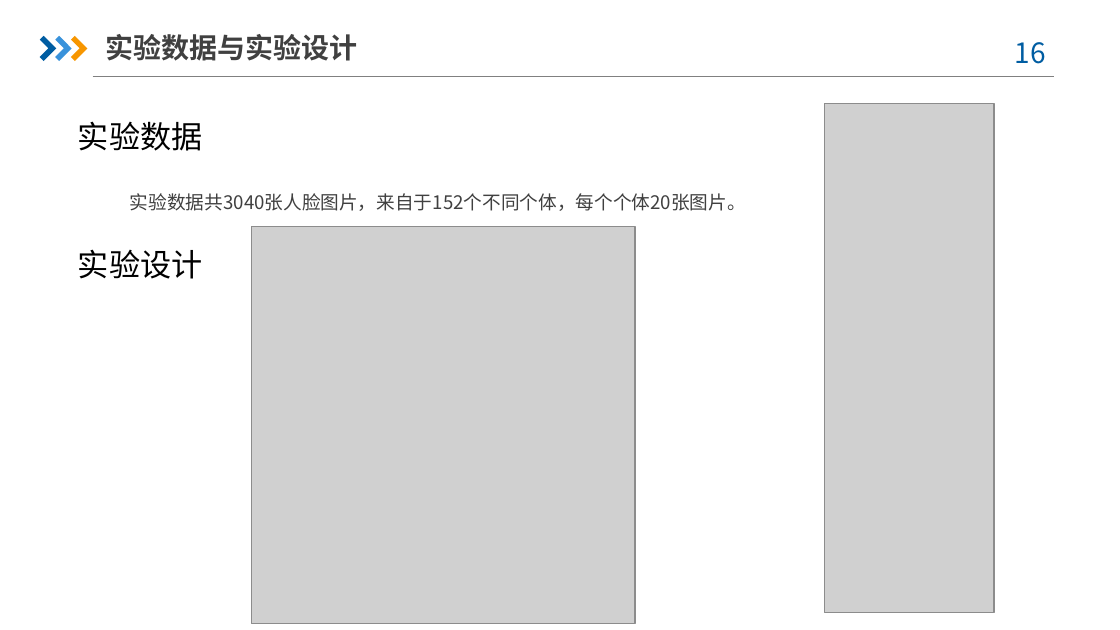
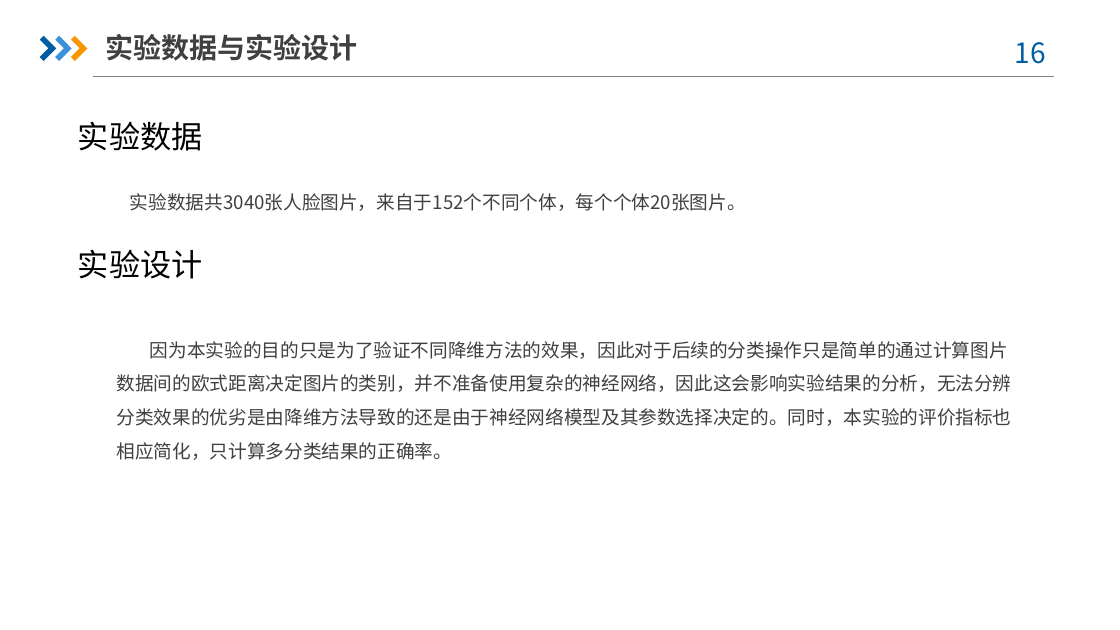
Before and after one commit to JT-Wong/course_homework, a slide deck: slide 16 of 数据科学基础/数据降维方法.pptx. Drawn at 1120x630 pixels with LibreOffice and Linux fonts; fonts in the diff are those of the drawing; grey boxes stand for pictures; background and template pictures are left out. Boxes give left, top, right and bottom in pixels: in the first picture for what was removed or moved away, otherwise in the second. Text is boxed around its words. In the diff, an @@ line names an element or a change of style, - is before the commit and + after.

```diff
--- a/数据科学基础/数据降维方法.pptx
+++ b/数据科学基础/数据降维方法.pptx
@@ picture removed at (824,103,993,613) @@
@@ picture removed at (251,227,635,625) @@
@@ text added at (117,341,1012,460), 12 pt, text #404040 @@
+因为本实验的目的只是为了验证不同降维方法的效果，因此对于后续的分类操作只是简单的通过计算图片数据间的欧式距离决定图片的类别，并不准备使用复杂的神经网络，因此这会影响实验结果的分析，无法分辨分类效果的优劣是由降维方法导致的还是由于神经网络模型及其参数选择决定的。同时，本实验的评价指标也相应简化，只计算多分类结果的正确率。
```
Also in this commit, not shown: 5 other slides changed, 3 slides added, 11 other files.
